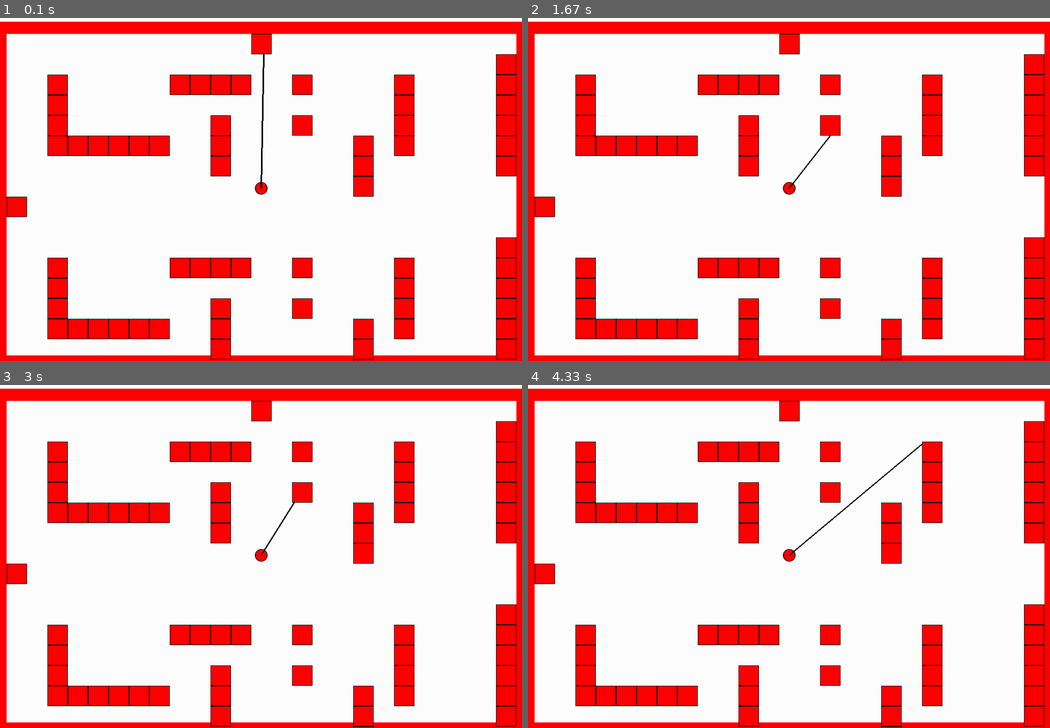
Above: before the commit, frames 1-4 (two rows, left to right).
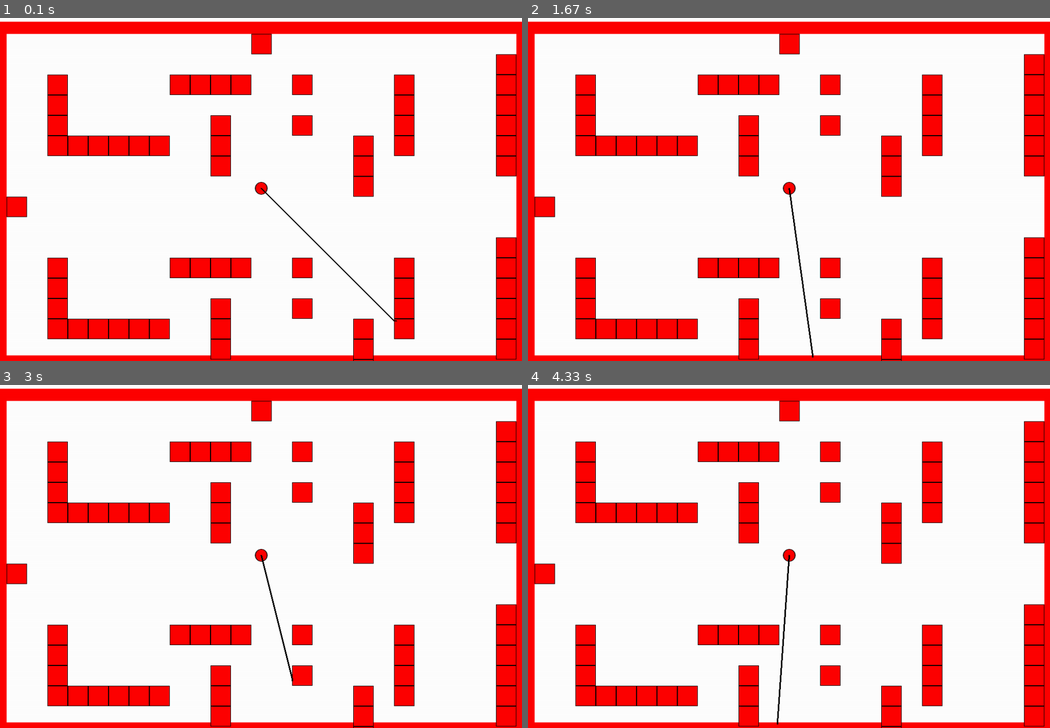
Above: after the commit, the same moments.

Repository: jonalfarlinga/lazars
Game: pygame game, started from lazars_main.py
Two runs of this game, one before a commit and one after it. Both use one fixed random seed, a clock stepped at 60 frames per second and the inputs below.
Inputs:
- Up to frame 1 (0.1 s): no input
- Up to frame 2 (1.67 s): hold Right 0.33-0.8 s; hold Right 0.83-1.3 s; hold Left from 1.33 s (still down)
- Up to frame 3 (3 s): release Left at 1.87 s; hold Left 1.9-2.37 s; hold Right from 2.4 s (still down)
- Up to frame 4 (4.33 s): release Right at 3.03 s; hold Left 3.07-3.53 s; hold Right 3.57-4.03 s; hold Right from 4.07 s (still down)

The runs differ from the first frame. In frame 1, 0.3% of the frame differs, in the area x 49-77%, y 10-89%; in frame 2, 0.3%; in frame 3, 0.2%; in frame 4, 0.4%, in the area x 47-76%, y 17-99%.

Commit message:
implementing bounce

Diff:
--- a/lazars_main.py
+++ b/lazars_main.py
@@ -29,7 +29,7 @@
         self.image = pygame.image.load(os.path.join("assets", "player.png"))
         self.rect = self.image.get_rect()
         self.rect.center = (SCREEN_WIDTH//2, SCREEN_HEIGHT//2)
-        self.direction = 271  # player facing in degrees
+        self.direction = 45  # player facing in degrees
 
     def blit_sprite(self, surface):
         surface.blit(
--- a/vector_math.py
+++ b/vector_math.py
@@ -39,15 +39,65 @@
         return math.floor(num)
 
 
+def reflect_direction(uvx, uvy, source, bounce, rects):
+    reflect = -uvx, uvy
+    if source[0] < bounce[0]:
+        test_point = (bounce[0]+1, round(linear_eq(bounce, bounce[0]+1, reflect)))
+        collision = False
+        for rect in rects:
+            if rect.collidepoint(test_point):
+                collision = True
+        if collision:
+            uvy = -uvy
+        else:
+            uvx = -uvx
+    else:
+        test_point = (bounce[0]-1, round(linear_eq(bounce, bounce[0]-1, reflect)))
+        collision = False
+        for rect in rects:
+            if rect.collidepoint(test_point):
+                collision = True
+        if collision:
+            uvy = -uvy
+        else:
+            uvx = -uvx
+    return uvx, uvy
+
+
 def calculate_line(source, deg, rects):
     line_segments = []
-    while source:
+    uvx, uvy = deg_to_vector(deg)
+    while source and len(line_segments) < 5:
         bounce = None
-        uv = deg_to_vector(deg)
-        if 45 > deg or deg > 315:
+        # check forward for x if
+        if uvx > .7071 and (-.7072 <= uvy <= .7072):
             for x2 in range(source[0]+1, SCREEN_WIDTH):
                 y2 = round(
-                    linear_eq(source, x2, uv)
+                    linear_eq(source, x2, (uvx, uvy))
+                )
+                for rect in rects:
+                    if rect.collidepoint((x2, y2)):
+                        bounce = ((x2, y2))
+                        break
+                if bounce:
+                    uvx, uvy = reflect_direction(uvx, uvy, source, bounce, rects)
+                    break
+        elif uvx <= -.7071 and (-.7072 <= uvy <= .7072):
+            for x2 in reversed(range(0, source[0]-1)):
+                y2 = round(
+                    linear_eq(source, x2, (uvx, uvy))
+                )
+                for rect in rects:
+                    if rect.collidepoint((x2, y2)):
+                        bounce = ((x2, y2))
+                        break
+                if bounce:
+                    uvx, uvy = reflect_direction(uvx, uvy, source, bounce, rects)
+                    break
+        elif uvy > .7071 and (-.7072 <= uvx <= .7072):
+            for y2 in range(source[1]+1, SCREEN_HEIGHT):
+                x2 = round(
+                    linear_eq_inv(source, y2, (uvx, uvy))
                 )
                 for rect in rects:
                     if rect.collidepoint((x2, y2)):
@@ -55,10 +105,10 @@
                         break
                 if bounce:
                     break
-        elif 135 < deg < 225:
-            for x2 in reversed(range(0, source[0]-1)):
-                y2 = round(
-                    linear_eq(source, x2, uv)
+        elif uvy <= -.7071 and (-.7072 <= uvx <= .7072):
+            for y2 in reversed(range(0, source[1]-1)):
+                x2 = round(
+                    linear_eq_inv(source, y2, (uvx, uvy))
                 )
                 for rect in rects:
                     if rect.collidepoint((x2, y2)):
@@ -66,34 +116,6 @@
                         break
                 if bounce:
                     break
-        elif 45 <= deg <= 135:
-            for y2 in range(source[1]+1, SCREEN_HEIGHT):
-                x2 = round(
-                    linear_eq_inv(source, y2, uv)
-                )
-                for rect in rects:
-                    if rect.collidepoint((x2, y2)):
-                        bounce = ((x2, y2))
-                        break
-                if bounce:
-                    break
-        elif 225 <= deg <= 315:
-            for y2 in reversed(range(0, source[1]-1)):
-                x2 = round(
-                    linear_eq_inv(source, y2, uv)
-                )
-                for rect in rects:
-                    if rect.collidepoint((x2, y2)):
-                        bounce = ((x2, y2))
-                        break
-                if bounce:
-                    break
-
-
         line_segments.append((source, bounce))
-        if bounce:
-            source = bounce
-
-        # else:
-        source = None  # simplify for now
+        source = bounce
     return line_segments
